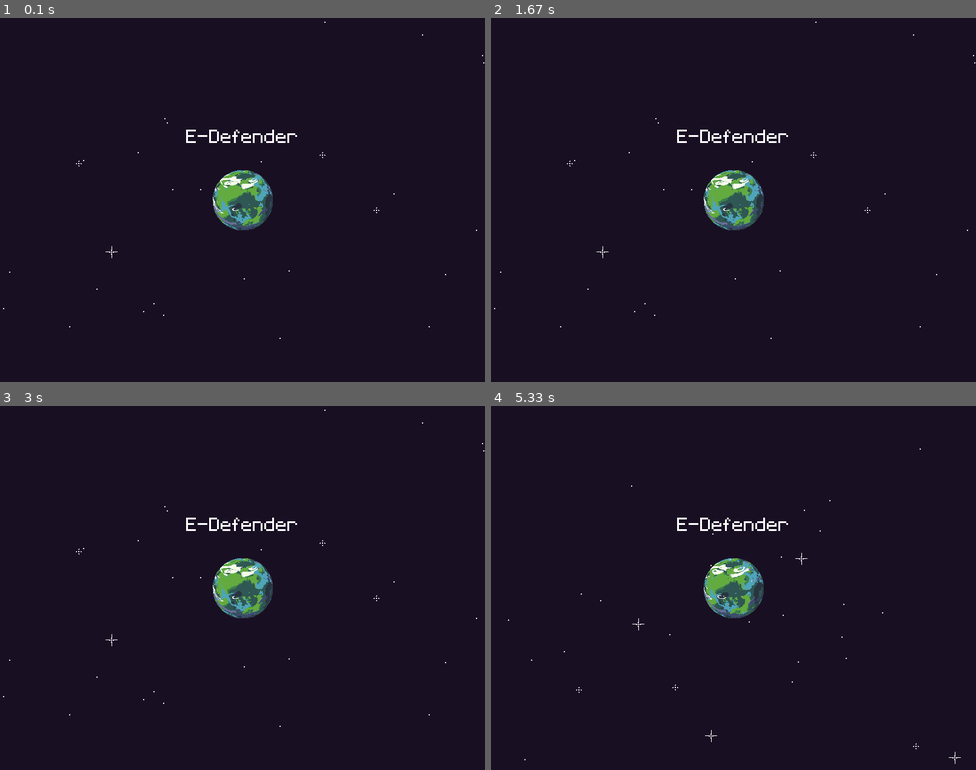
Above: before the commit, frames 1-4 (two rows, left to right).
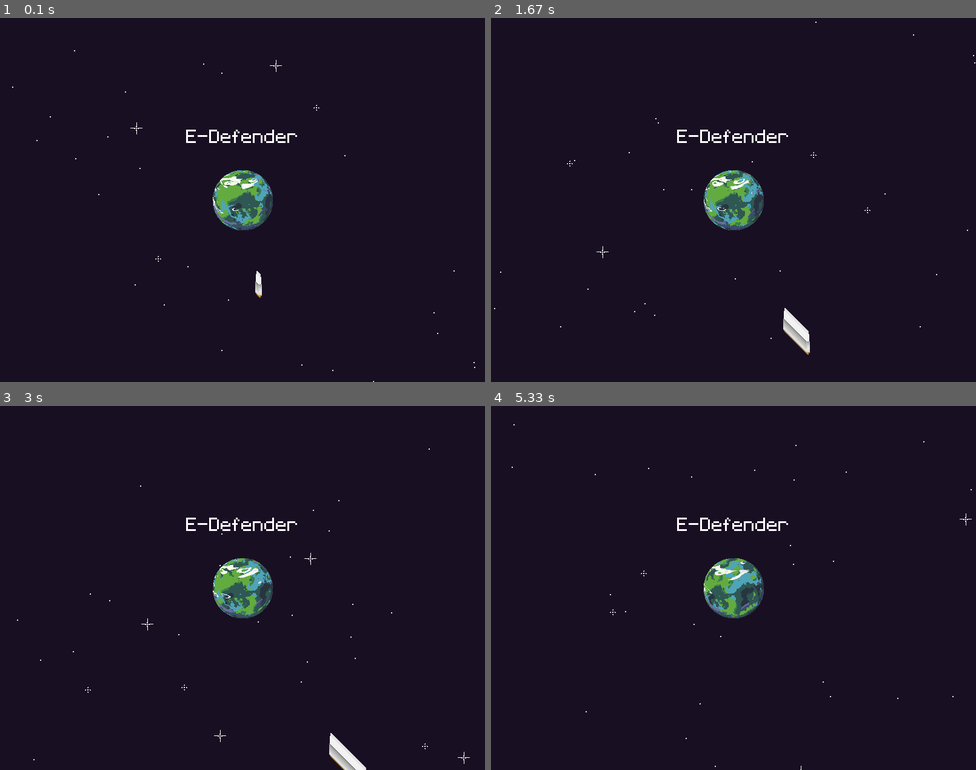
Above: after the commit, the same moments.

Repository: FrenkenFlores/YandexPyGameProject
Game: pygame game, started from main.py
The game is run twice, just before and just after one commit, with the same random seed, the same clock (stepped at 60 frames per second) and the same inputs.
Inputs:
- Up to frame 1 (0.1 s): no input
- Up to frame 2 (1.67 s): no input
- Up to frame 3 (3 s): no input
- Up to frame 4 (5.33 s): no input

The runs differ from the first frame. In frame 1, 0.2% of the frame differs, in the area x 0-100%, y 1-100%; in frame 2, 1.1%; in frame 3, 1.5%; in frame 4, 1.3%.

Commit message:
update #7: add ship
Signed-off-by: FrenkenFlores <saifualdin.evloev@gmail.com>

Diff:
--- a/main.py
+++ b/main.py
@@ -8,17 +8,27 @@
 WIDTH = 800
 HEIGHT = 600
 
+def earth_animation():
+    while True:
+        for _, _, files in os.walk('graphics/earth'):
+            for frame in files:
+                yield pygame.image.load(f"graphics/earth/{frame}").convert_alpha()
 
-def update_background():
+
+def main():
+    random.seed = 42
+    clock = pygame.time.Clock()
+    tmp_time = time.time()
+    # Create a regular surface.
     space_surface = pygame.Surface((WIDTH, HEIGHT))
     space_surface.fill(color=(25, 15, 35))
+    screen.blit(space_surface, (0, 0))
     stars_surface = [pygame.image.load("graphics/star_0.png").convert_alpha()] * 10 + [
         pygame.image.load("graphics/star_1.png").convert_alpha(),
         pygame.image.load("graphics/star_2.png").convert_alpha()
     ]
     stars_number = 30
     stars_density = 1
-    screen.blit(space_surface, (0, 0))
     for n in range(stars_number):
         screen.blit(
             random.choice(stars_surface),
@@ -27,26 +37,14 @@
                 random.randrange(0, HEIGHT, stars_density)
             )
         )
-
-
-def earth_animation():
-    while True:
-        for _, _, files in os.walk('graphics/earth'):
-            for frame in files:
-                yield pygame.image.load(f"graphics/earth/{frame}").convert_alpha()
-
-
-def main():
-    random.seed = 1
-    clock = pygame.time.Clock()
-    tmp_time = time.time()
-    # Create a regular surface.
-    update_background()
     earth_surfaces = earth_animation()
     earth_surface = next(earth_surfaces)
     title_text = pygame.font.Font("fonts/Pixeltype.ttf", 50)
     title_text_surface = title_text.render('E-Defender', False, (255, 255, 255))
-
+    # ship_surface = pygame.image.load("graphics/ship.png")
+    # ship_rec = ship_surface.get_rect(midbottom=(33, 33))
+    ships_num = 1
+    ships_cords = [(random.randrange(0, WIDTH), random.randrange(0, HEIGHT)) for _ in range(ships_num)]
     while True:
         # Add exit code.
         for event in pygame.event.get():
@@ -54,10 +52,18 @@
                 pygame.quit()
                 sys.exit(0)
         # Draw objects.
-        if time.time() - tmp_time > 3:
+        if time.time() - tmp_time > 1:
             # Save time.
             tmp_time = time.time()
-            update_background()
+            screen.blit(space_surface, (0, 0))
+            for n in range(stars_number):
+                screen.blit(
+                    random.choice(stars_surface),
+                    (
+                        random.randrange(0, WIDTH, stars_density),
+                        random.randrange(0, HEIGHT, stars_density)
+                    )
+                )
             earth_surface = next(earth_surfaces)
         # BLIT - Block Image Transfer - put one surface on another surface.
         screen.blit(earth_surface, (
@@ -68,6 +74,11 @@
                 (HEIGHT - title_text_surface.get_height() - earth_surface.get_height() - 100) / 2
             )
         )
+        for i in range(len(ships_cords)):
+            ship_surface = pygame.image.load("graphics/ship.png").convert_alpha()
+            pygame.transform.rotate(ship_surface, 44)
+            screen.blit(ship_surface, ships_cords[i])
+            ships_cords[i] = (ships_cords[i][0] + 1, ships_cords[i][1] + 1)
         # Update the main screen.
         pygame.display.update()
         # Should not run faster than FPS frames peer second.
Binary file added: graphics/ship.png
